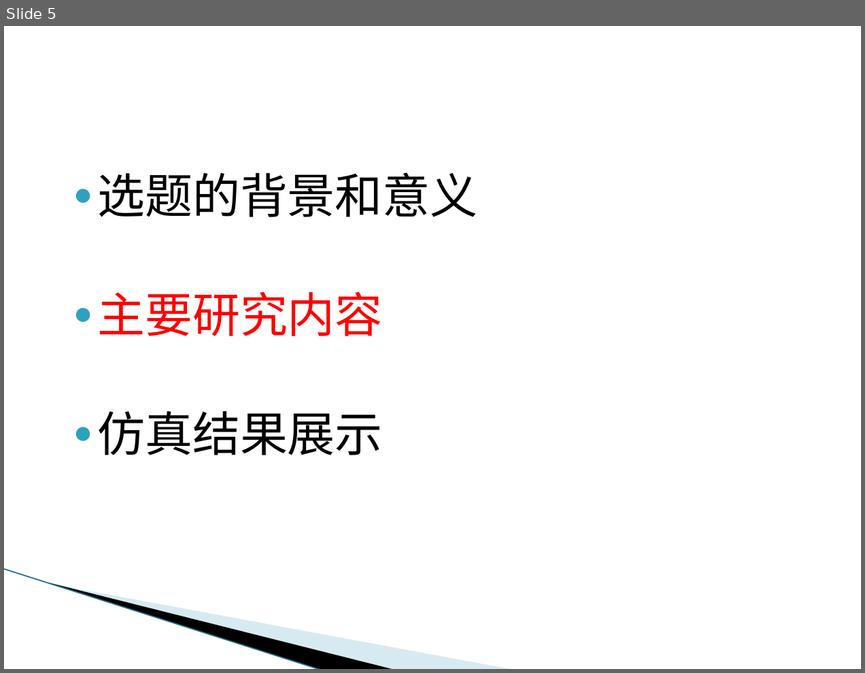
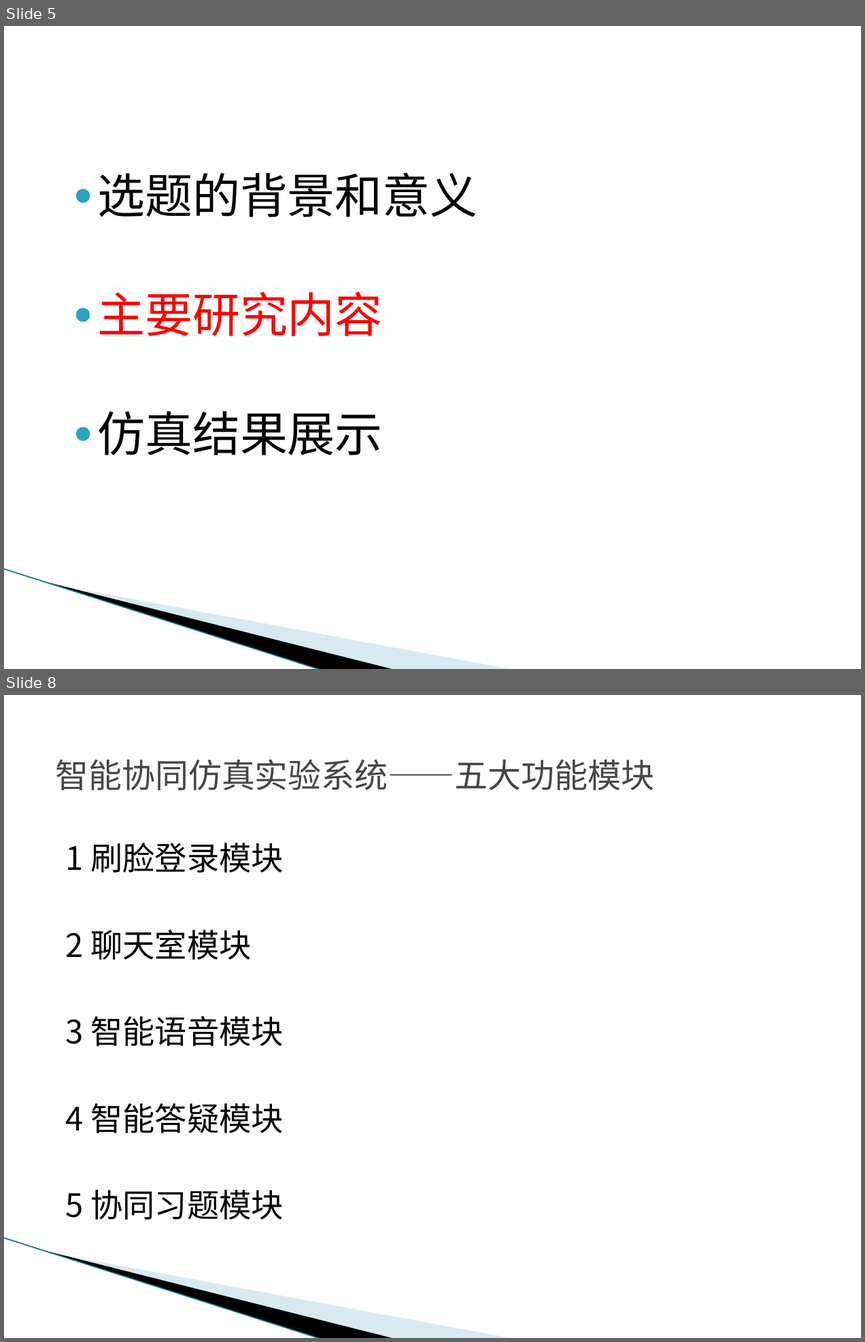
Before and after one commit to zxy15914507674/bishe, a slide deck: 张祥裕答辩PPT.pptx. Shown one above the other, each under a label of ours: slide 5 before the commit, slides 5 and 8 after it; the slides between them are not shown. The pictures are 865x673 and 865x1342 pixels, drawn with LibreOffice and Linux fonts; fonts in the diff are those of the drawing; background and template pictures are left out. Boxes give left, top, right and bottom in pixels: in the first picture for what was removed or moved away, otherwise in the second. Text is boxed around its words. In the diff, an @@ line names an element or a change of style, - is before the commit and + after.

Commit message:
刷脸登录模块完成

```diff
--- a/张祥裕答辩PPT.pptx
+++ b/张祥裕答辩PPT.pptx
@@ slide 8 added at bbox=[4, 695, 861, 1338], background #FFFFFF; not listed: 3 template elements that a slide beside it also shows @@
@@ title added at bbox=[55, 759, 654, 790], 28 pt, text #464646 @@
+智能协同仿真实验系统——五大功能模块
@@ text added at bbox=[66, 843, 283, 1219], 27 pt, text #000000 @@
+1 刷脸登录模块
+2 聊天室模块
+3 智能语音模块
+4 智能答疑模块
+5 协同习题模块
```
Also in this commit, not shown: 4 slides changed, 2 other slides added.
